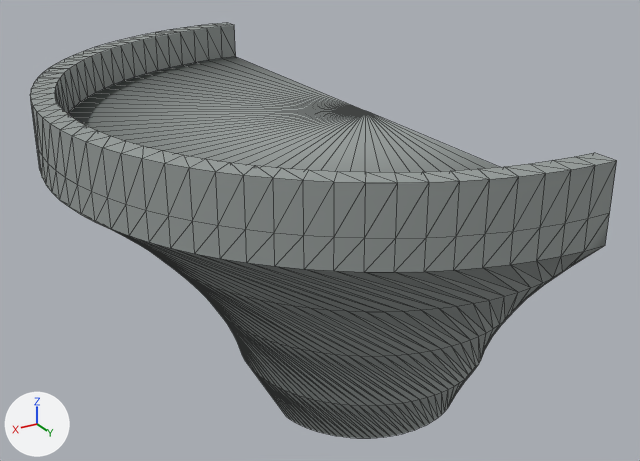
What one commit did to the FBX model unity/Assets/Resources/UI3D/Terrain/CentralSpiralHalf.fbx.
Before and after are seen from a 50 mm camera at (1.71, 2.54, 1.99) aimed at (0.2, 0.03, 0.73). Arrows for +X, +Y and +Z are at lower left; the lights stay in place. The first picture is the older version. Mesh edges are drawn as thin lines.

In view in the first picture: 'CentralSpiralHalf'.
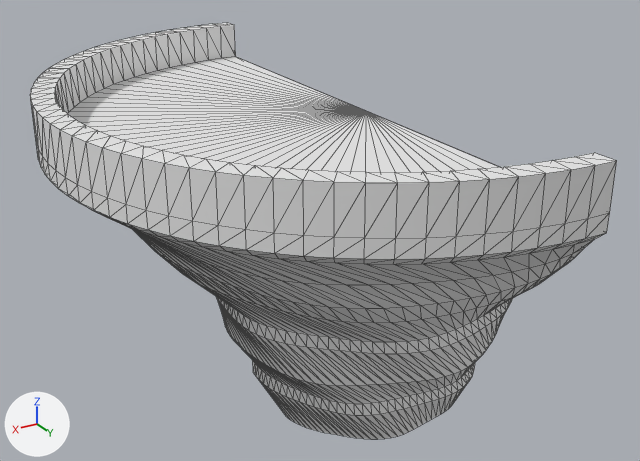
Pixel boxes (x1, y1, x2, y2) of what changed, in the pictures (640 x 461 px):
'CentralSpiralHalf', recoloured, reshaped (grey to white): before (30, 22, 617, 438); after (30, 22, 617, 439)
part 1 of me_centralspiralhalf, cut back: before (36, 144, 610, 438); after (36, 144, 610, 439)

What the commit changed:
Material 'Atlantis hewn stone' (mat_atlantis_hewn_stone) changes colour from grey #979e9b to white #e7e7e7; in linear values from (0.31, 0.34, 0.33) to (0.8, 0.8, 0.8).
me_centralspiralhalf is used by ob_centralspiralhalf; location (0.0, 0.0, 0.0).
me_centralspiralhalf had 447 vertices, 836 faces and spanned x -0.47..1.12, y -1.12..1.12, z 0.02..1.28.
me_centralspiralhalf now has 747 vertices, 1440 faces and spans x -0.48..1.12, y -1.12..1.12, z 0.02..1.28.
me_centralspiralhalf part 1: 198 vertices moved from x -0.47..1.12, y -1.12..1.12, z 0.02..1.05 to x -0.45..1.12, y -1.12..1.12, z 0.02..1.09; 17 vertices removed from x -0.32..0.6, y -0.75..0.75, z 0.23..0.78; 317 vertices added at x -0.48..0.91, y -1.09..1.09, z 0.18..1.09.
